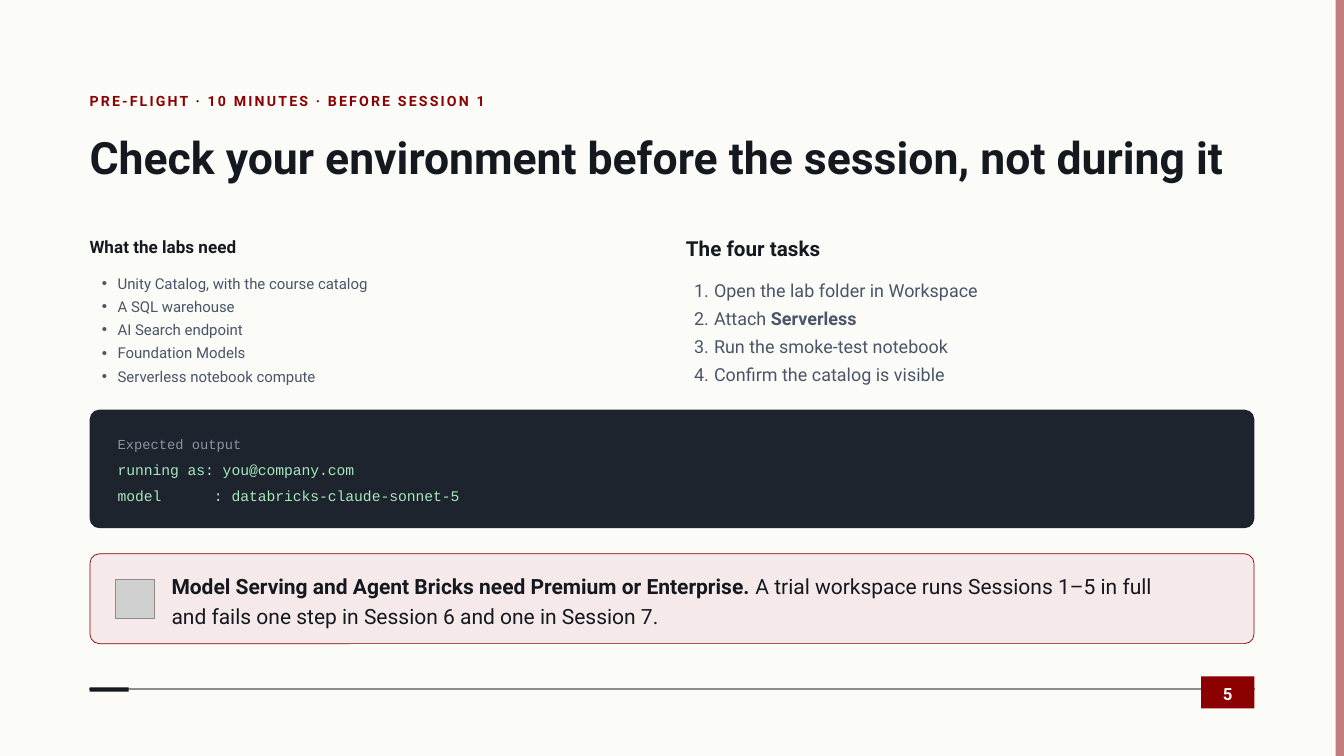
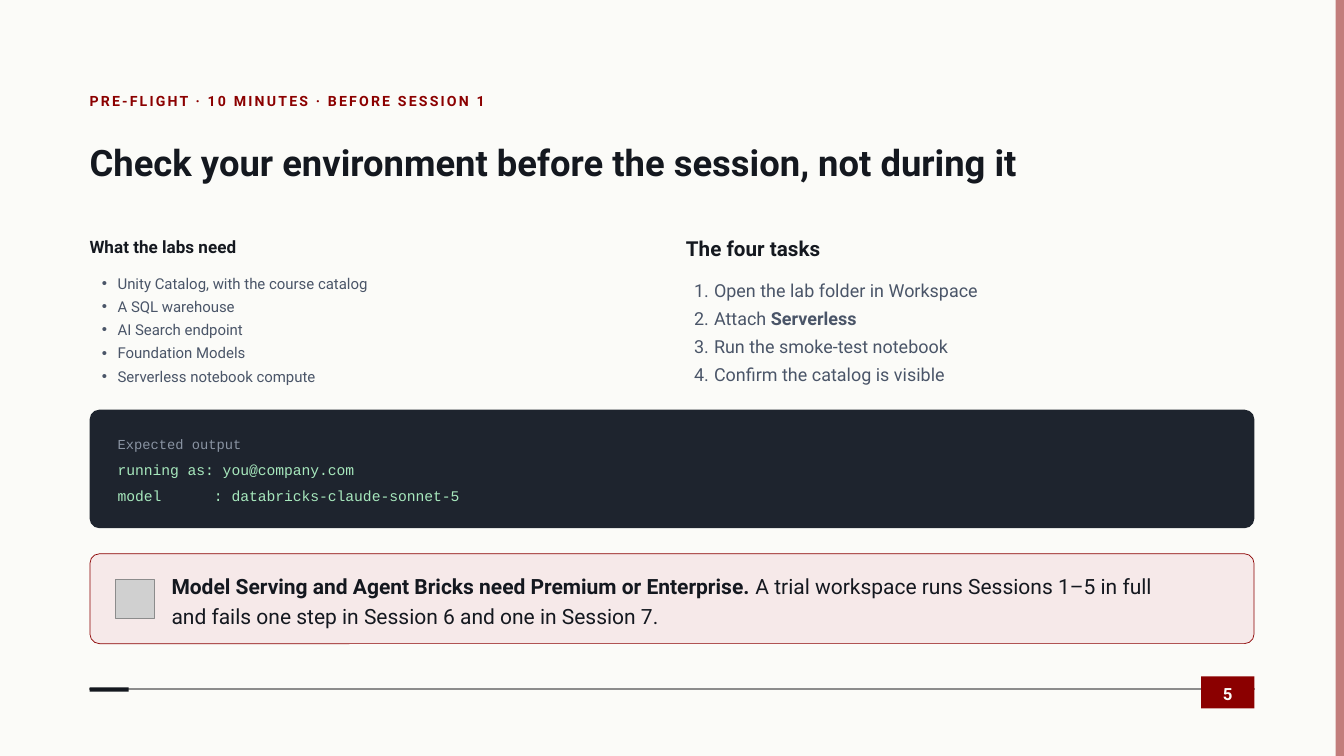
Before and after one commit to datacouch-io/Agent_on_Databricks, a slide deck: slide 5 of Building Agentic AI Systems on Databricks.pptx. Drawn at 1344x756 pixels with LibreOffice and Linux fonts; fonts in the diff are those of the drawing; grey boxes stand for pictures. Boxes give left, top, right and bottom in pixels: in the first picture for what was removed or moved away, otherwise in the second. Text is boxed around its words. In the diff, an @@ line names an element or a change of style, - is before the commit and + after.

```diff
--- a/Building Agentic AI Systems on Databricks.pptx
+++ b/Building Agentic AI Systems on Databricks.pptx
@@ title "Check your environment before the ..." at <box>90,148,1017,184</box>: size 31.8 to 26 pt @@
```
Also in this commit, not shown: 156 other slides changed, 1 other file.
